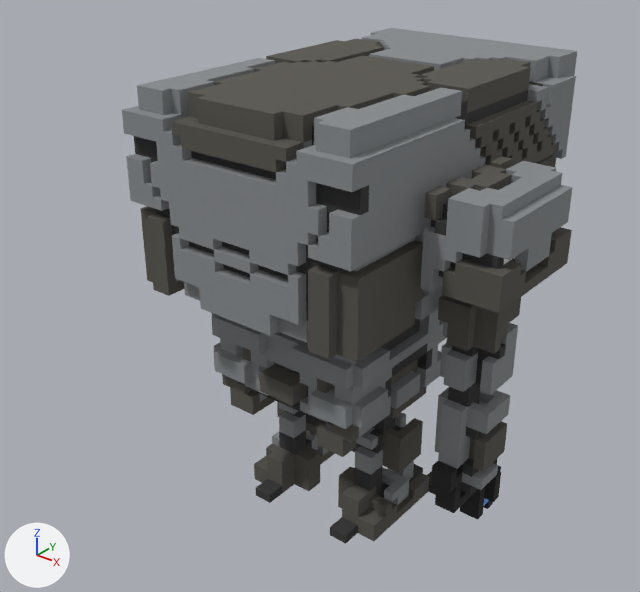
The FBX model Assets/Art/Enemies/Mech01/Mech01.fbx as it was, and as the next commit left it.
Camera for both pictures: a 50 mm lens placed at (4.67, -6.13, 6.06), pointed at (-0.15, -0.1, 2.32). Every picture has the same lights, and +X, +Y and +Z are marked at lower left.

In view in the first picture: 'Mecha01.001'.
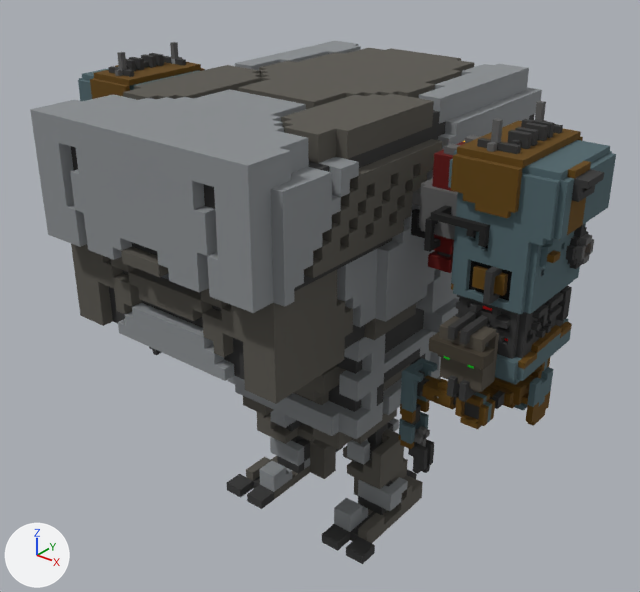
The change, as JSON lines over the scene's bpy script:
```json
{"op": "add", "block": "img_reconbot_png", "code": ["img_reconbot_png = load_image('ReconBot.png', '_unpacked/ReconBot.png', 256, 1, 'sRGB')"]}
{"op": "add", "block": "mat_palette_002", "code": ["mat_palette_002 = principled_material('palette.002')", "mat_palette_002.texture = img_reconbot_png  # with its transparency", "mat_palette_002.roughness = 1.0"]}
{"block": "me_mecha01_001", "where": "# used by ob_mecha01_001; location = (0.0, 0.24, 2.61); rotation_euler = (1.571, 0.0, 1.571), in degrees (90, 0, 90)"}
{"op": "remove", "block": "me_mecha01_001", "code": "me_mecha01_001.from_pydata(...)  # 2957 vertices, 6302 faces; spans x -1.67..2.13, y -2.58..1.82, z -2.0..2.0"}
{"op": "add", "block": "me_mecha01_001", "code": "me_mecha01_001.from_pydata(...)  # 5944 vertices, 12554 faces; spans x -1.67..2.13, y -2.58..1.91, z -2.6..2.6"}
{"block": "me_mecha01_001", "change": "me_mecha01_001 part 1: a new loose piece of 1964 vertices spanning x -0.38..0.97, y -1.04..1.91, z -2.6..-1.2, in mat_palette_002 (picture img_reconbot_png)"}
{"block": "me_mecha01_001", "change": "me_mecha01_001 part 2: a new loose piece of 1964 vertices spanning x -0.52..0.83, y -1.04..1.91, z 1.2..2.6, in mat_palette_002 (picture img_reconbot_png)"}
{"block": "me_mecha01_001", "change": "me_mecha01_001 part 3: 467 vertices removed from x -0.87..0.33, y -2.28..1.22, z 1.3..2.0"}
{"op": "add", "block": "me_mecha01_001", "code": "me_mecha01_001.materials.append(mat_palette_002)  # picture img_reconbot_png"}
{"op": "set", "path": "ob_mecha01_001.location", "old": "(0.0, 0.24, 2.61)", "new": "(0.0, -0.24, 2.61)"}
{"op": "set", "path": "ob_mecha01_001.rotation_euler", "old": "(1.571, 0.0, 1.571)", "new": "(1.571, 0.0, -1.571)", "note": "degrees (90, 0, 90) -> degrees (90, 0, -90)"}
```

Boxes [x1, y1, x2, y2] around the edits, measured in the pictures (640 x 592 px):
```json
{"object": "Mecha01.001", "change": "reshaped, moved, turned", "before": [122, 28, 577, 544], "after": [30, 41, 616, 564]}
{"part": 1, "of": "me_mecha01_001", "change": "added", "after": [399, 101, 616, 474]}
{"part": 2, "of": "me_mecha01_001", "change": "added", "after": [78, 42, 205, 355]}
{"part": 3, "of": "me_mecha01_001", "change": "deleted", "before": [420, 157, 573, 520]}
```
